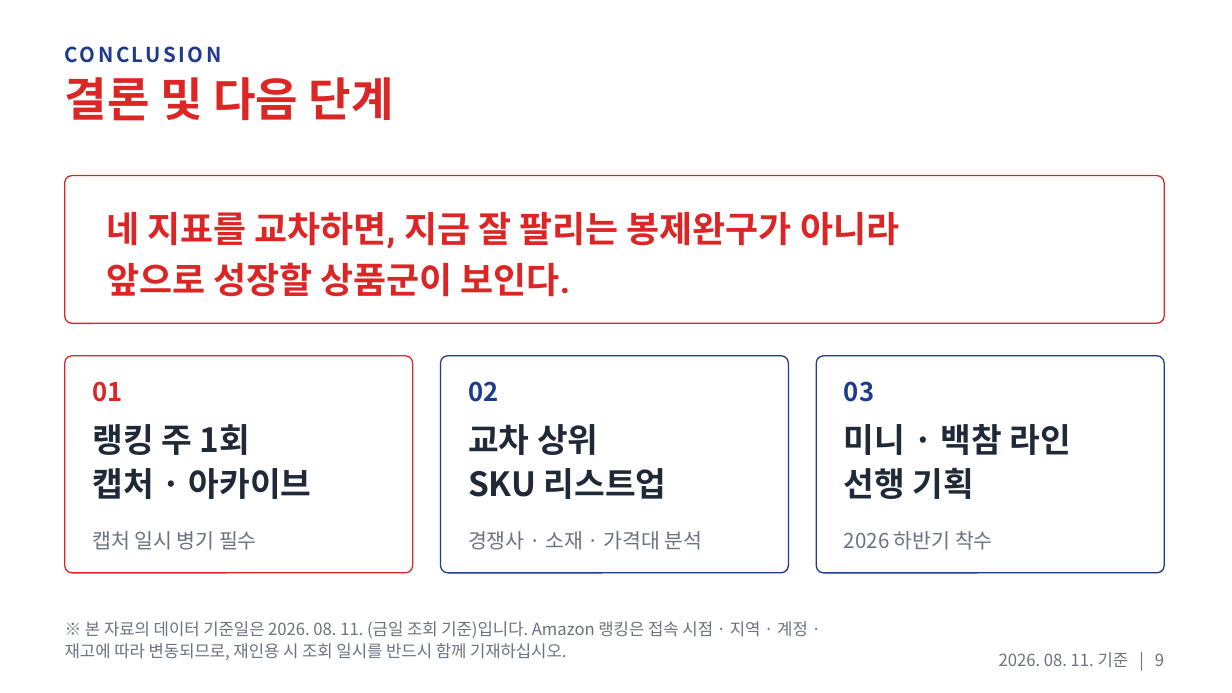
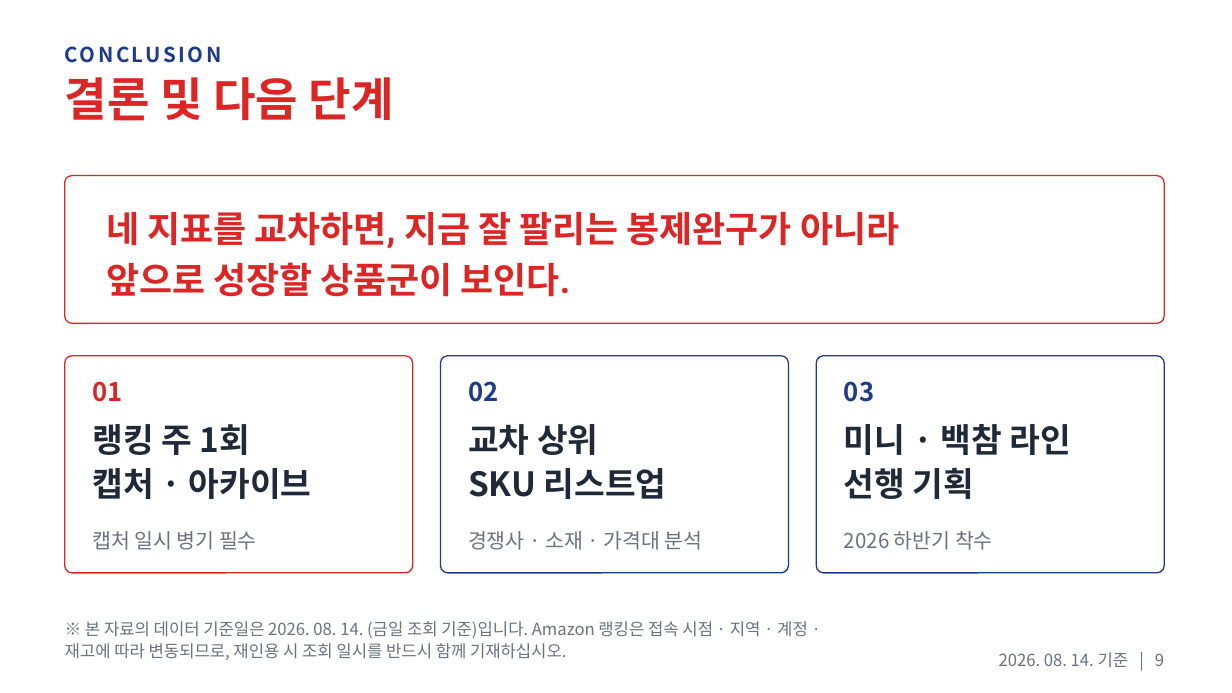
Before and after one commit to JOHENRIM/notion, a slide deck: slide 9 of reports/Aurora_Amazon_Plush_Ranking_Analysis.pptx. Drawn at 1232x693 pixels with LibreOffice and Linux fonts; fonts in the diff are those of the drawing. Boxes give left, top, right and bottom in pixels: in the first picture for what was removed or moved away, otherwise in the second. Text is boxed around its words. In the diff, an @@ line names an element or a change of style, - is before the commit and + after.

```diff
--- a/reports/Aurora_Amazon_Plush_Ranking_Analysis.pptx
+++ b/reports/Aurora_Amazon_Plush_Ranking_Analysis.pptx
@@ text at (65,621,808,660): text changed @@
-※ 본 자료의 데이터 기준일은 2026. 08. 11. (금일 조회 기준)입니다. Amazon 랭킹은 접속 시점 · 지역 · 계정 · 재고에 따라 변동되므로, 재인용 시 조회 일시를 반드시 함께 기재하십시오.
+※ 본 자료의 데이터 기준일은 2026. 08. 14. (금일 조회 기준)입니다. Amazon 랭킹은 접속 시점 · 지역 · 계정 · 재고에 따라 변동되므로, 재인용 시 조회 일시를 반드시 함께 기재하십시오.
@@ text at (999,652,1164,667): text changed @@
-2026. 08. 11. 기준 | 9
+2026. 08. 14. 기준 | 9
```
Also in this commit, not shown: 8 other slides changed, 2 other files.
